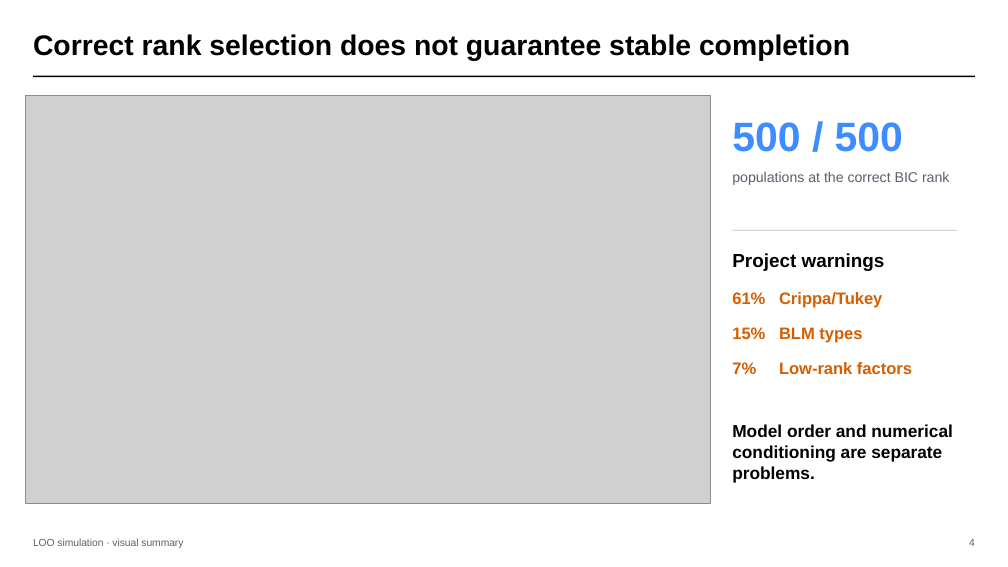
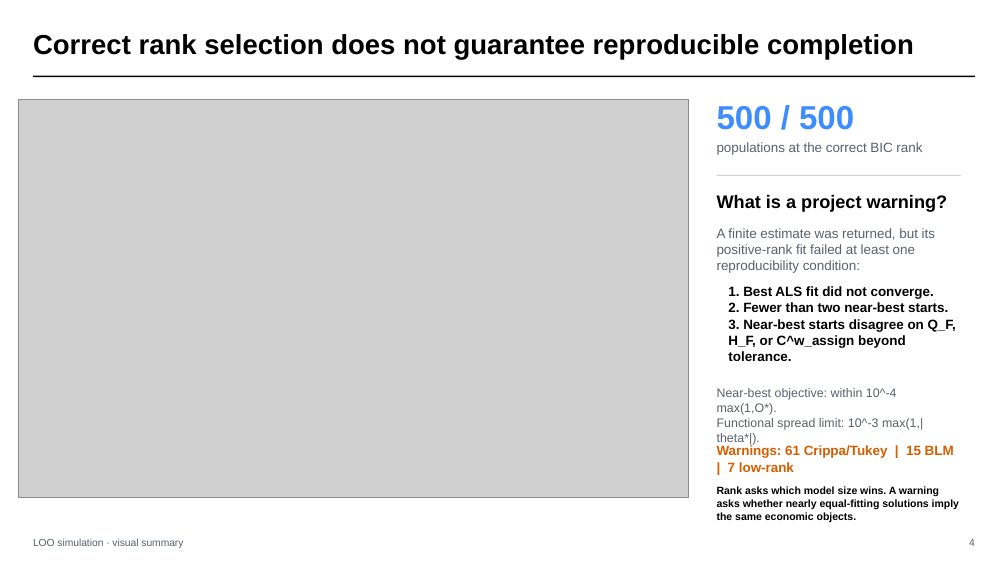
Before and after one commit to michaeljwang6/loo_simulation, a slide deck: slide 4 of work/loo_simulation/output/loo_simulation_visual_summary.pptx. Drawn at 1008x567 pixels with LibreOffice and Linux fonts; fonts in the diff are those of the drawing; grey boxes stand for pictures. Boxes give left, top, right and bottom in pixels: in the first picture for what was removed or moved away, otherwise in the second. Text is boxed around its words. In the diff, an @@ line names an element or a change of style, - is before the commit and + after.

```diff
--- a/work/loo_simulation/output/loo_simulation_visual_summary.pptx
+++ b/work/loo_simulation/output/loo_simulation_visual_summary.pptx
@@ text at [33,34,914,59]: text changed; size 27 to 26.2 pt @@
-Correct rank selection does not guarantee stable completion
+Correct rank selection does not guarantee reproducible completion
@@ picture: place and size @@
-picture at [25,96,710,504]
+picture at [19,99,688,498]
@@ text "500 / 500": place and size @@
-text "500 / 500" at [732,122,903,152]
+text "500 / 500" at [717,106,854,130]
@@ text "500 / 500" at [717,106,854,130]: size 39 to 31.5 pt @@
@@ text "populations at the correct BIC ...": place and size @@
-text "populations at the correct BIC ..." at [732,171,949,185]
+text "populations at the correct BIC ..." at [717,142,922,155]
@@ text "populations at the correct BIC ..." at [717,142,922,155]: size 13.5 to 12.8 pt @@
@@ rectangle: place and size @@
-rectangle at [733,230,957,231]
+rectangle at [717,175,961,175]
@@ text added at [717,195,948,212], 17.2 pt, text #000000, bold @@
+What is a project warning?
@@ text added at [717,228,935,273], 12.8 pt, text #59616D @@
+A finite estimate was returned, but its positive-rank fit failed at least one reproducibility condition:
@@ text removed at [732,253,885,271] @@
-Project warnings
@@ text added at [728,286,956,361], 12.8 pt, text #000000, bold @@
+1. Best ALS fit did not converge.
+2. Fewer than two near-best starts.
+3. Near-best starts disagree on Q_F, H_F, or C^w_assign beyond tolerance.
@@ text removed at [732,292,882,308] @@
-61% Crippa/Tukey
@@ text removed at [732,327,862,343] @@
-15% BLM types
@@ text added at [717,388,923,430], 11.9 pt, text #59616D @@
+Near-best objective: within 10^-4 max(1,O*).
+Functional spread limit: 10^-3 max(1,|theta*|).
@@ text at [717,445,954,472]: text changed; size 15.8 to 12.8 pt @@
-7% Low-rank factors
+Warnings: 61 Crippa/Tukey | 15 BLM | 7 low-rank
@@ text removed at [732,424,953,483] @@
-Model order and numerical conditioning are separate problems.
@@ text added at [717,486,959,522], 10 pt, text #000000, bold @@
+Rank asks which model size wins. A warning asks whether nearly equal-fitting solutions imply the same economic objects.
```
Also in this commit, not shown: 2 other slides changed, 2 slides added, 2 slides removed, 2 other files.
